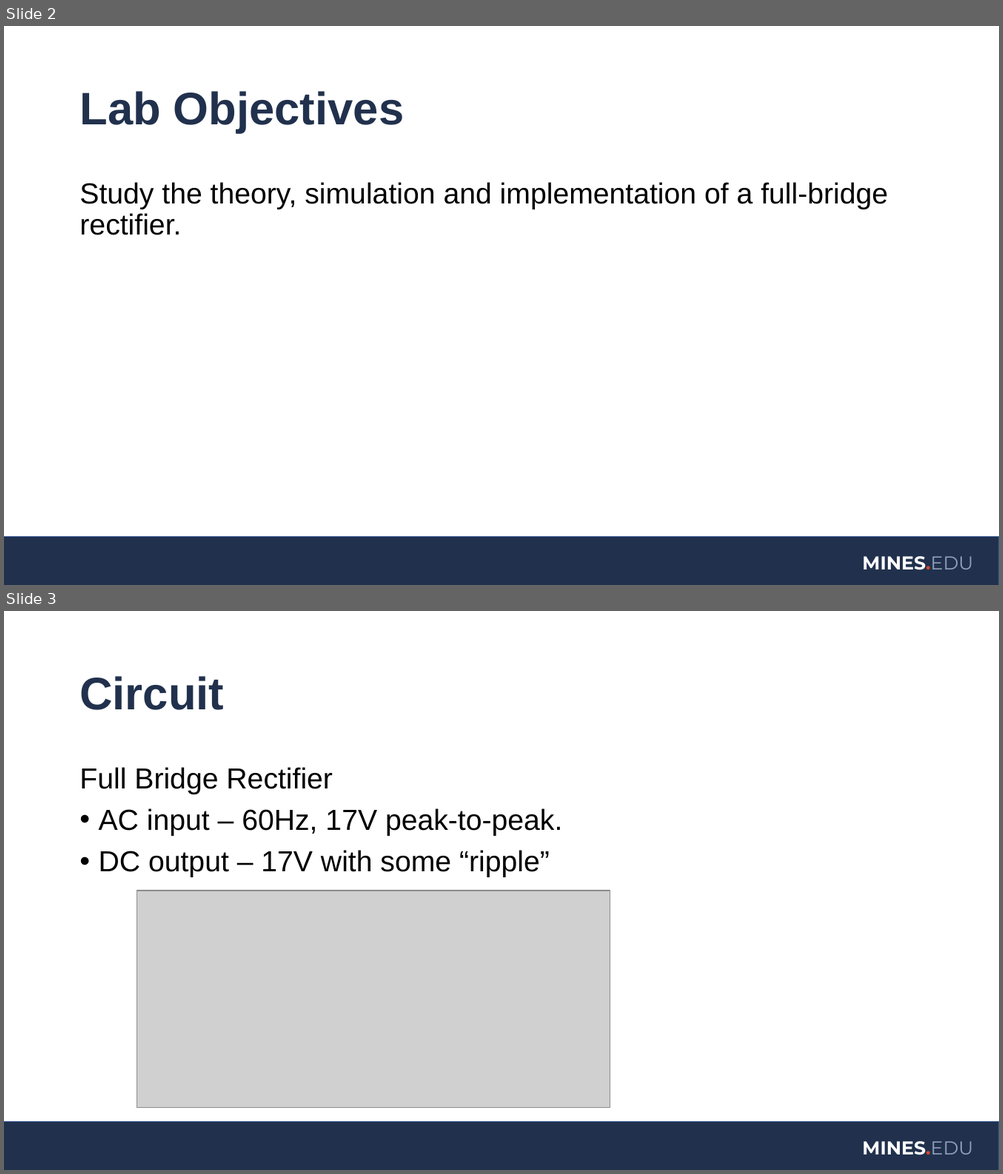
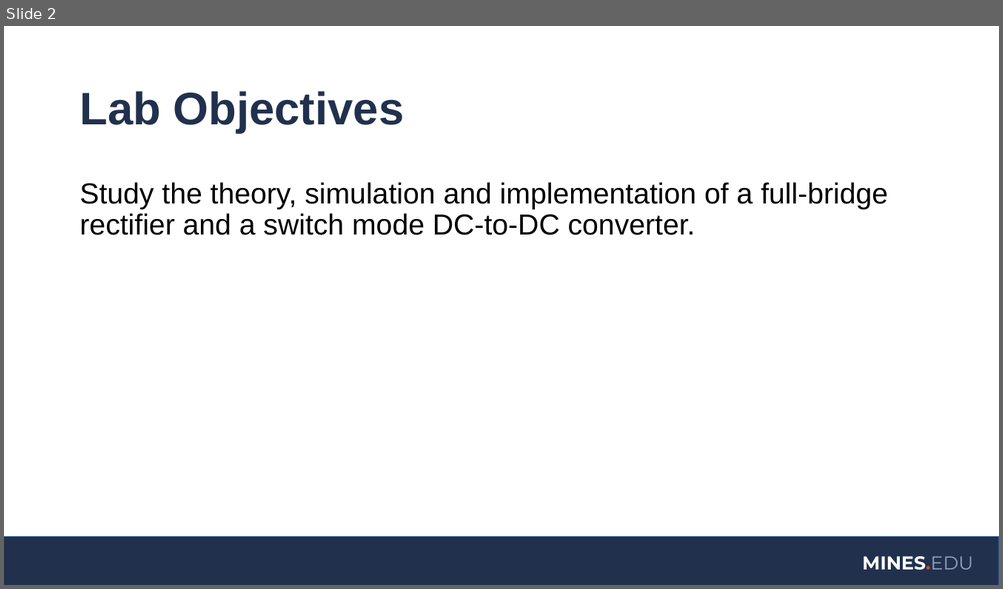
Before and after one commit to coulston/Active-Devices, a slide deck: Labs/lab41 rectifierWithBuck/rectifierWithBuck.pptx. Shown one above the other, each under a label of ours: slides 2 and 3 before the commit, slide 2 after it. The pictures are 1003x1174 and 1003x589 pixels, drawn with LibreOffice and Linux fonts; fonts in the diff are those of the drawing; grey boxes stand for pictures; background and template pictures are left out. Boxes give left, top, right and bottom in pixels: in the first picture for what was removed or moved away, otherwise in the second. Text is boxed around its words. In the diff, an @@ line names an element or a change of style, - is before the commit and + after.

Commit message:
Rectifier/Buck laboratory
Finished the first iteration of the rectifier buck converter laboratory

```diff
--- a/Labs/lab41 rectifierWithBuck/rectifierWithBuck.pptx
+++ b/Labs/lab41 rectifierWithBuck/rectifierWithBuck.pptx
@@ slide 3 removed at [4,611,999,1170], background #FFFFFF; not listed: 2 template elements that a slide beside it also shows @@
@@ title removed at [79,676,224,710] @@
-Circuit
@@ text removed at [79,767,562,877] @@
-Full Bridge Rectifier
-• AC input – 60Hz, 17V peak-to-peak.
-• DC output – 17V with some “ripple”
@@ picture removed at [137,891,611,1108] @@
@@ slide 2 changed as well @@
@@ text at [79,182,888,235]: text changed @@
-Study the theory, simulation and implementation of a full-bridge rectifier.
+Study the theory, simulation and implementation of a full-bridge rectifier and a switch mode DC-to-DC converter.
```
Also in this commit, not shown: 4 other slides changed, 6 slides added, 2 other slides removed, 1 other file.
